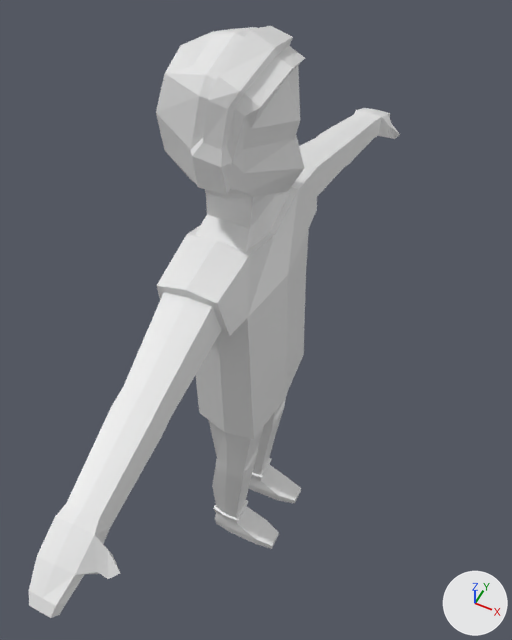
What one commit did to the Blender file Stuff for artists to share among themselves/boy-artist anim.blend.
One viewpoint serves both versions: a 50 mm lens placed at (3.38, -6.35, 13.82), pointed at (0.14, 0.12, 5.72). Arrows for +X, +Y and +Z are at lower right; the lights stay in place.

Script lines for the objects in view, before the commit:
```python
me_cube = bpy.data.meshes.new('Cube')
me_cube.from_pydata(...)  # 415 vertices, 414 faces; spans x -0.93..0.92, y -5.03..5.03, z -0.99..9.35
me_cube.materials.append(mat_material_001)  # white #e7e7e7
ob_cube = bpy.data.objects.new('Cube', me_cube)
ob_cube.location = (0.0, 0.0, 0.99)
```
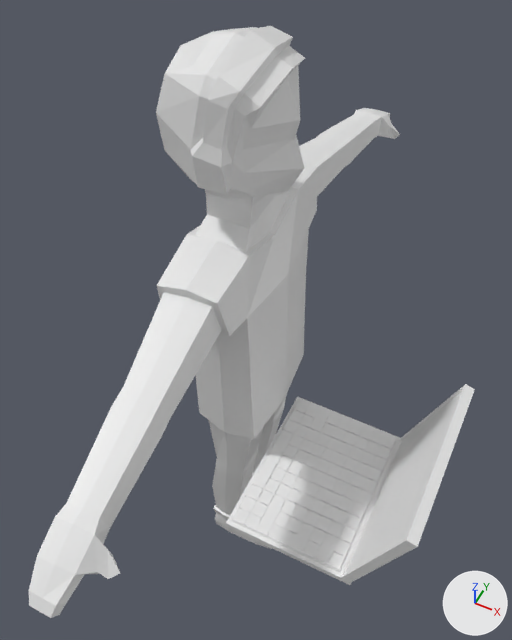
Where the change shows, as pixel boxes [x1, y1, x2, y2] in the pictures (512 x 640 px):
'Cube.002', added: after [226, 384, 475, 585]

The change, as a diff of the scene's bpy script:
```diff
--- a/Stuff for artists to share among themselves/boy-artist anim.blend.py
+++ b/Stuff for artists to share among themselves/boy-artist anim.blend.py
@@ me_cube_002 @@
+me_cube_002.from_pydata(...)  # 924 vertices, 873 faces; spans x -1.0..1.7, y -1.0..1.0, z -35.8..1.0
@@ ob_cube_002 @@
+ob_cube_002 = bpy.data.objects.new('Cube.002', me_cube_002)
+ob_cube_002.location = (1.82, -0.95, 3.82)
+ob_cube_002.rotation_euler = (0.0, 0.0, 3.142)  # degrees (0, 0, 180)
+ob_cube_002.scale = (-1.0, -1.29, -0.0536)
```
